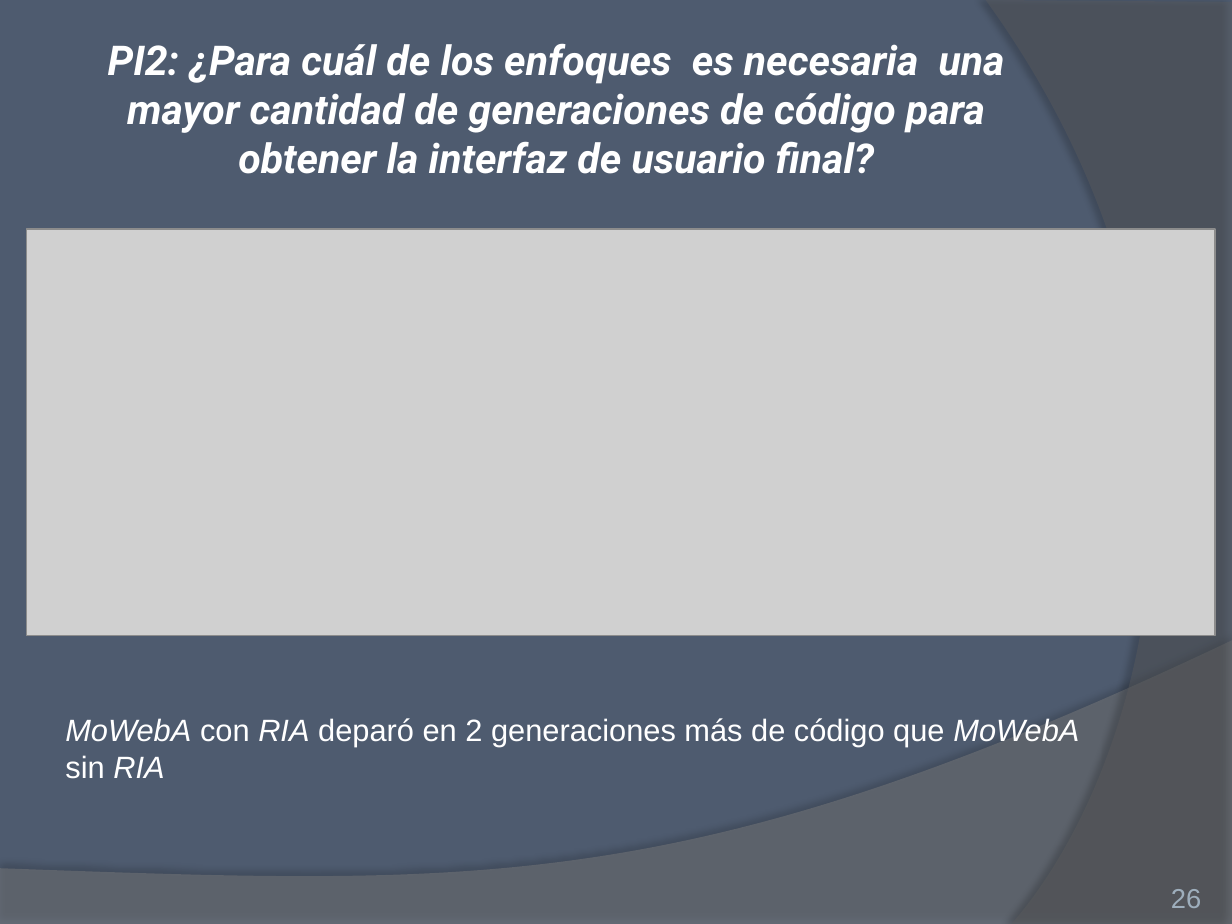
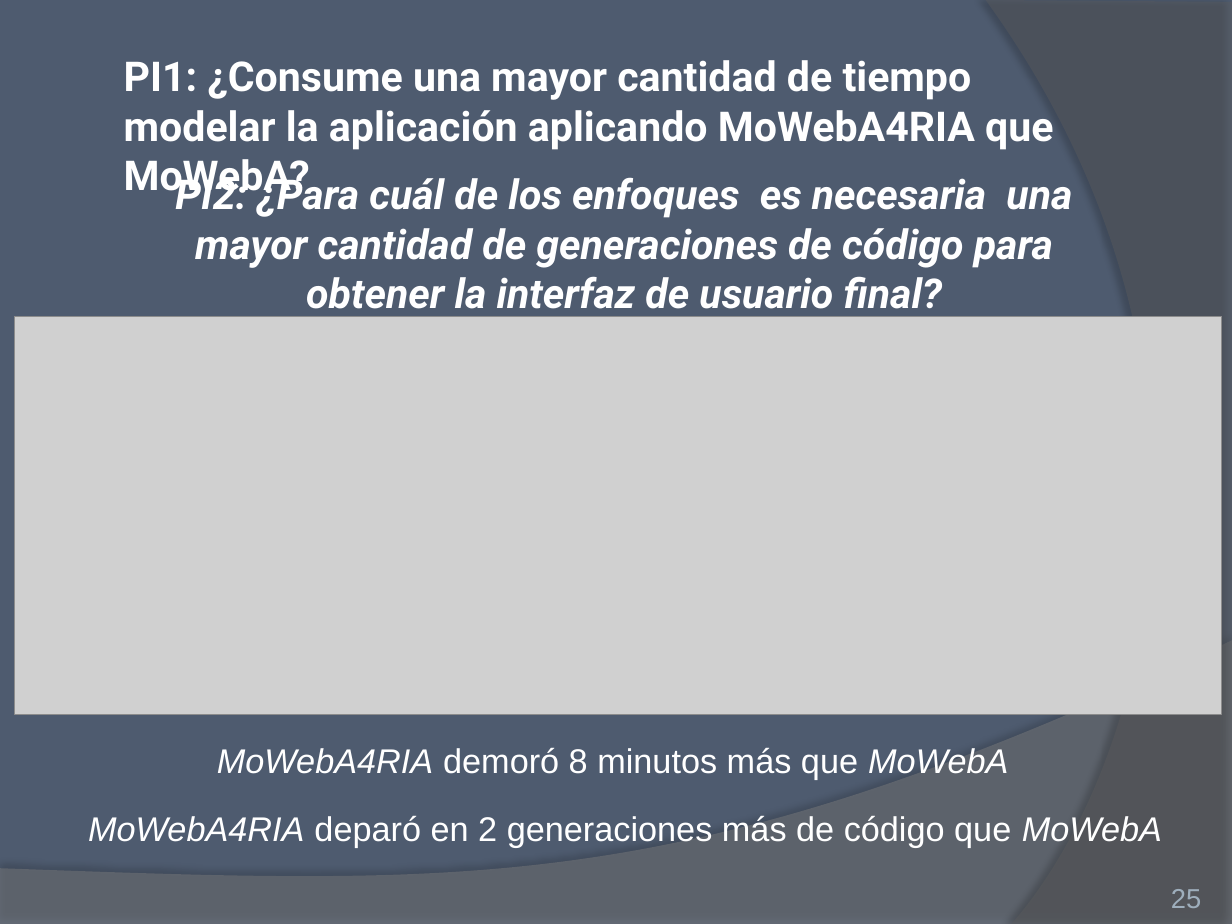
Before and after one commit to ivalop81/Metamodelo-Cybse2016, a slide deck: slide 25 of Presentacion final .pptx (slide 26 before the commit). Drawn at 1232x924 pixels with LibreOffice and Linux fonts; fonts in the diff are those of the drawing; grey boxes stand for pictures. Boxes give left, top, right and bottom in pixels: in the first picture for what was removed or moved away, otherwise in the second. Text is boxed around its words. In the diff, an @@ line names an element or a change of style, - is before the commit and + after.

```diff
--- a/Presentacion final .pptx
+++ b/Presentacion final .pptx
@@ text added at <box>124,60,1053,150</box>, 24 pt, text #FFFFFF, bold @@
+PI1: ¿Consume una mayor cantidad de tiempo modelar la aplicación aplicando MoWebA4RIA que MoWebA?
@@ title "PI2: ¿Para cuál de los ..." rewrapped from <box>108,43,1005,174</box> to <box>175,172,1072,318</box> @@
@@ picture: place and size @@
-picture at <box>26,229,1215,636</box>
+picture at <box>15,317,1222,715</box>
@@ text added at <box>217,748,1008,780</box>, 20 pt, text #FFFFFF @@
+MoWebA4RIA demoró 8 minutos más que MoWebA
@@ text at <box>88,816,1162,848</box>: text changed; size 18 to 20 pt @@
-MoWebA con RIA deparó en 2 generaciones más de código que MoWebA sin RIA
+MoWebA4RIA deparó en 2 generaciones más de código que MoWebA
@@ page number at <box>1171,889,1201,908</box>: text changed @@
-26
+25
```
Also in this commit, not shown: 7 other slides changed, 1 slide removed, 7 other files.
